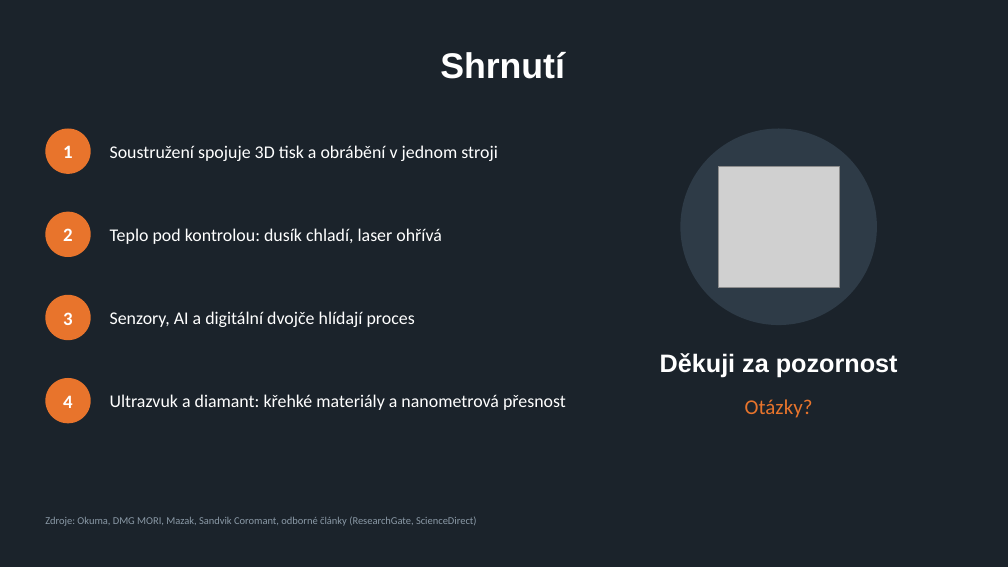
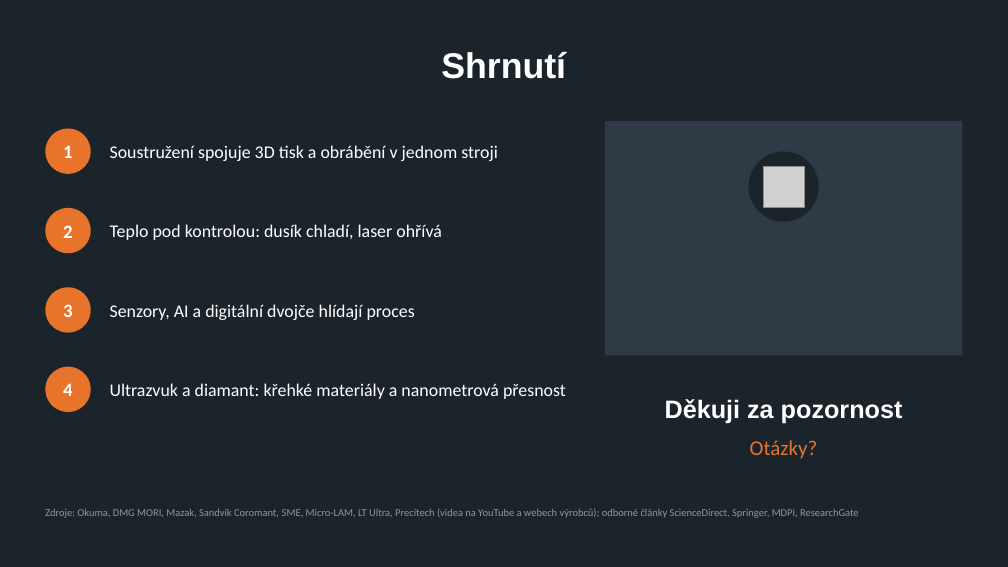
Before and after one commit to dodgeandroll/lol, a slide deck: slide 10 of Inovace_v_soustruzeni.pptx. Drawn at 1008x567 pixels with LibreOffice and Linux fonts; fonts in the diff are those of the drawing; grey boxes stand for pictures. Boxes give left, top, right and bottom in pixels: in the first picture for what was removed or moved away, otherwise in the second. Text is boxed around its words. In the diff, an @@ line names an element or a change of style, - is before the commit and + after.

```diff
--- a/Inovace_v_soustruzeni.pptx
+++ b/Inovace_v_soustruzeni.pptx
@@ rectangle: place and size @@
-rectangle at bbox=[681, 129, 877, 325]
+rectangle at bbox=[605, 121, 963, 355]
@@ rectangle at bbox=[605, 121, 963, 355]: ellipse to rectangle @@
@@ ellipse added at bbox=[749, 151, 819, 222], fill #1B232B @@
@@ picture: place and size @@
-picture at bbox=[718, 166, 839, 287]
+picture at bbox=[764, 166, 805, 207]
@@ ellipse: place and size @@
-ellipse at bbox=[45, 212, 91, 257]
+ellipse at bbox=[45, 208, 91, 253]
@@ text "Teplo pod kontrolou: dusík chladí, ...": place and size @@
-text "Teplo pod kontrolou: dusík chladí, ..." at bbox=[110, 228, 442, 244]
+text "Teplo pod kontrolou: dusík chladí, ..." at bbox=[110, 224, 442, 240]
@@ 4 texts, 2 ellipses: place and size @@
-4 texts, 2 ellipses at bbox=[45, 295, 566, 423]
+4 texts, 2 ellipses at bbox=[45, 287, 566, 412]
@@ text "Děkuji za pozornost": place and size @@
-text "Děkuji za pozornost" at bbox=[660, 353, 898, 378]
+text "Děkuji za pozornost" at bbox=[665, 399, 903, 424]
@@ text "Otázky?": place and size @@
-text "Otázky?" at bbox=[745, 399, 813, 418]
+text "Otázky?" at bbox=[750, 440, 818, 459]
@@ text at bbox=[45, 508, 859, 518]: text changed @@
-Zdroje: Okuma, DMG MORI, Mazak, Sandvik Coromant, odborné články (ResearchGate, ScienceDirect)
+Zdroje: Okuma, DMG MORI, Mazak, Sandvik Coromant, 5ME, Micro-LAM, LT Ultra, Precitech (videa na YouTube a webech výrobců); odborné články ScienceDirect, Springer, MDPI, ResearchGate
```
Also in this commit, not shown: 9 other slides changed.
